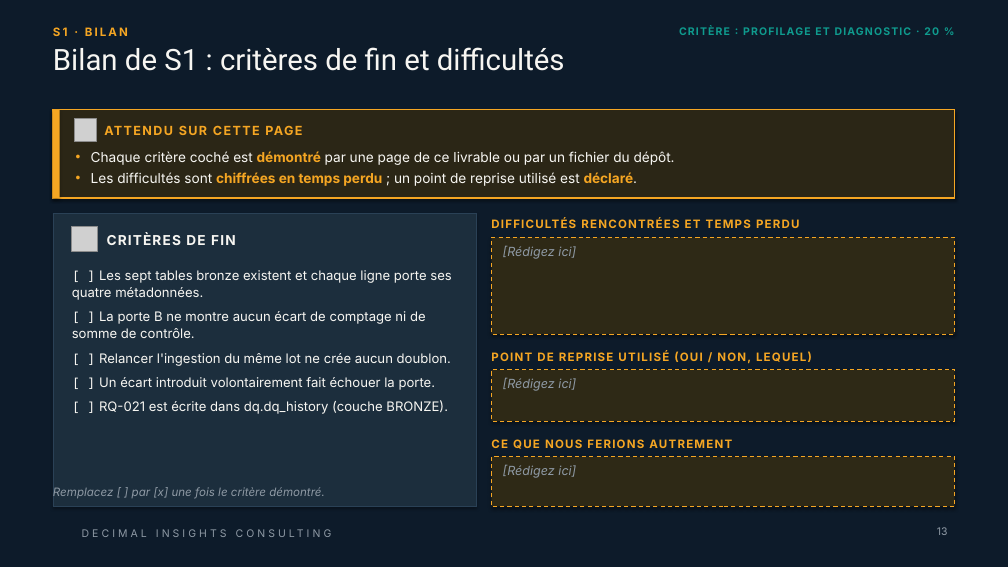
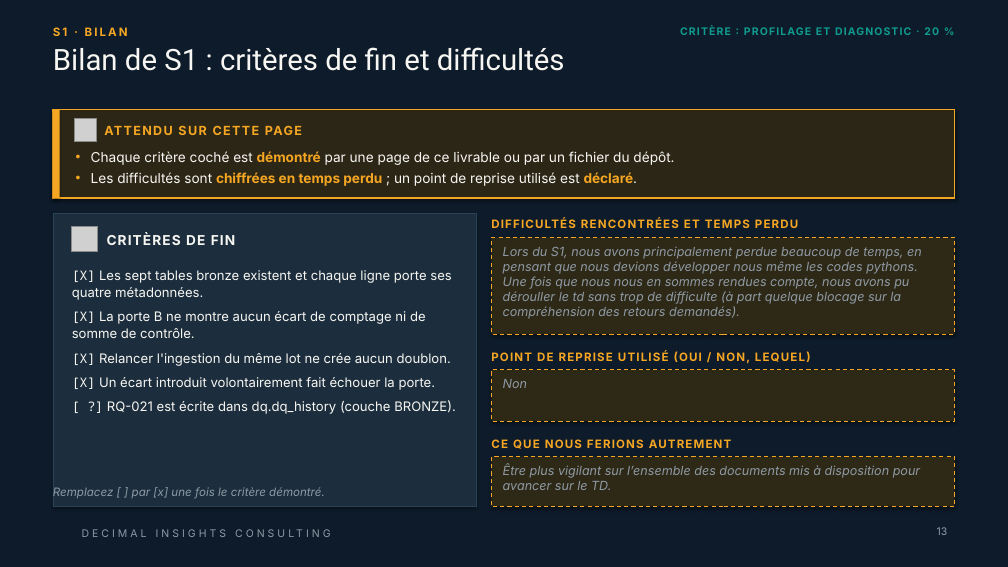
Before and after one commit to 0TRDavid/td-qualite-g00, a slide deck: slide 13 of livrables/Livrable_Groupe_TD_AssurConnect.pptx. Drawn at 1008x567 pixels with LibreOffice and Linux fonts; fonts in the diff are those of the drawing; grey boxes stand for pictures; background and template pictures are left out. Boxes give left, top, right and bottom in pixels: in the first picture for what was removed or moved away, otherwise in the second. Text is boxed around its words. In the diff, an @@ line names an element or a change of style, - is before the commit and + after.

```diff
--- a/livrables/Livrable_Groupe_TD_AssurConnect.pptx
+++ b/livrables/Livrable_Groupe_TD_AssurConnect.pptx
@@ text in rectangle at [503,246,922,319]: text changed @@
-[Rédigez ici]
+Lors du S1, nous avons principalement perdue beaucoup de temps, en pensant que nous devions développer nous même les codes pythons. Une fois que nous nous en sommes rendues compte, nous avons pu dérouller le td sans trop de difficulte (à part quelque blocage sur la compréhension des retours demandés).
@@ text at [72,270,456,414]: text changed @@
-[ ] Les sept tables bronze existent et chaque ligne porte ses quatre métadonnées.
-[ ] La porte B ne montre aucun écart de comptage ni de somme de contrôle.
-[ ] Relancer l'ingestion du même lot ne crée aucun doublon.
-[ ] Un écart introduit volontairement fait échouer la porte.
-[ ] RQ-021 est écrite dans dq.dq_history (couche BRONZE).
+[X] Les sept tables bronze existent et chaque ligne porte ses quatre métadonnées.
+[X] La porte B ne montre aucun écart de comptage ni de somme de contrôle.
+[X] Relancer l'ingestion du même lot ne crée aucun doublon.
+[X] Un écart introduit volontairement fait échouer la porte.
+[ ?] RQ-021 est écrite dans dq.dq_history (couche BRONZE).
@@ text in rectangle at [503,379,527,388]: text changed @@
-[Rédigez ici]
+Non
@@ text in rectangle at [503,464,920,490]: text changed @@
-[Rédigez ici]
+Être plus vigilant sur l’ensemble des documents mis à disposition pour avancer sur le TD.
```
Also in this commit, not shown: 3 other slides changed, 1 other file.
